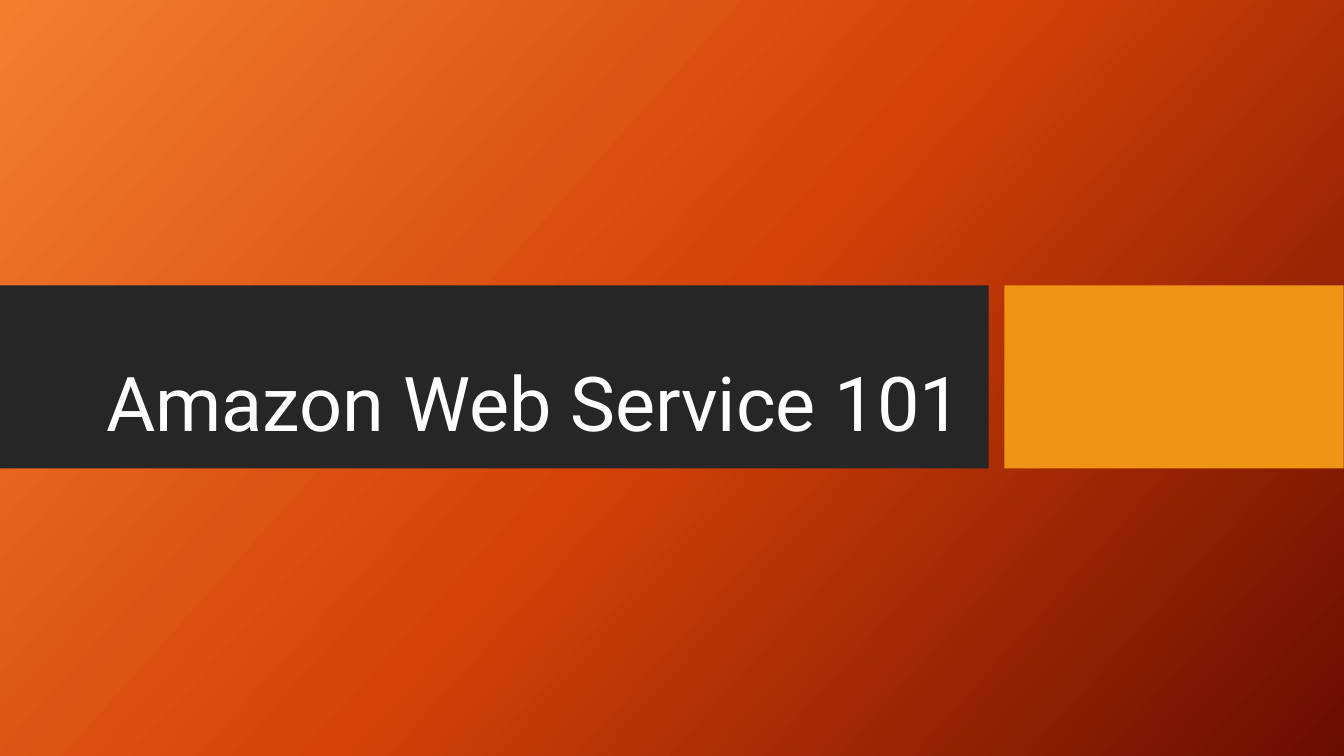
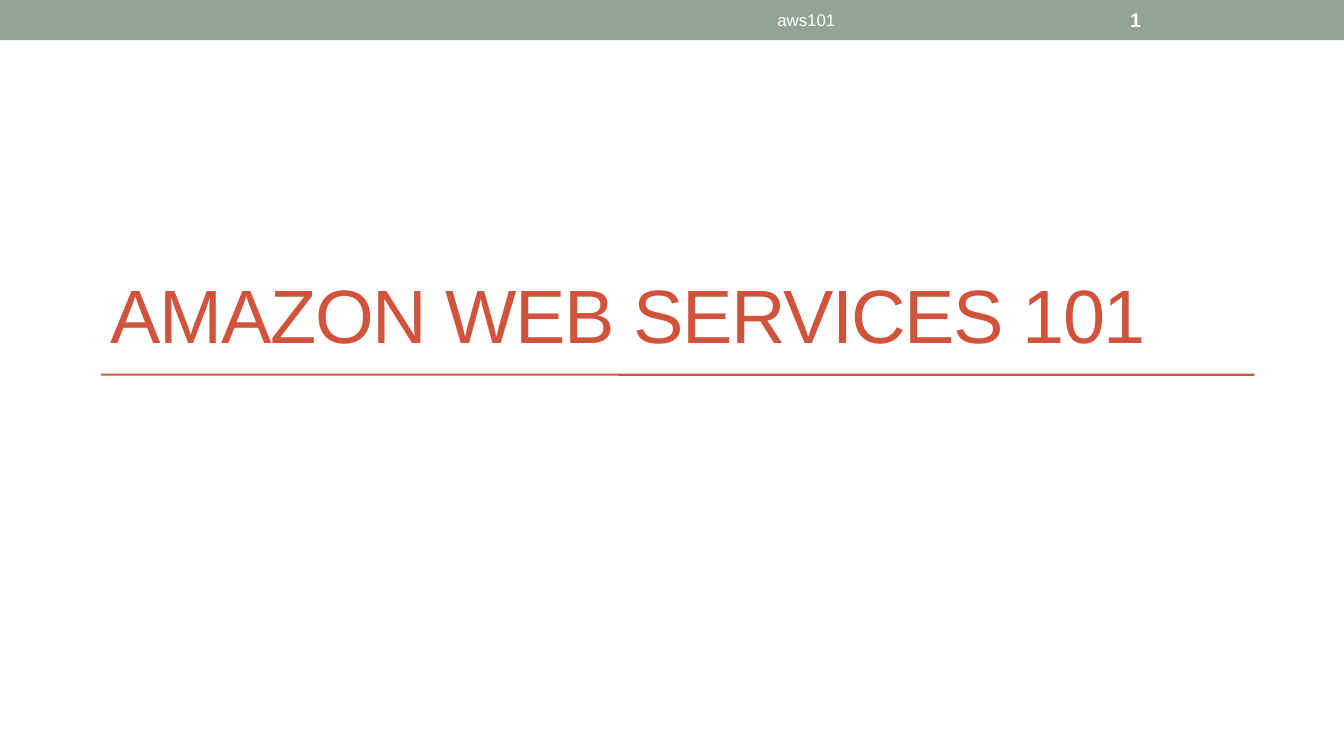
Before and after one commit to ignis01/aws101, a slide deck: slide 1 of aws101.pptx. Drawn at 1344x756 pixels with LibreOffice and Linux fonts; fonts in the diff are those of the drawing; background and template pictures are left out. Boxes give left, top, right and bottom in pixels: in the first picture for what was removed or moved away, otherwise in the second. Text is boxed around its words. In the diff, an @@ line names an element or a change of style, - is before the commit and + after.

Commit message:
change added

```diff
--- a/aws101.pptx
+++ b/aws101.pptx
@@ background picture (left out) to #FFFFFF @@
@@ rectangle added at [0,0,1344,40], fill #93A299 @@
@@ text added at [777,14,835,26], 12 pt, text #FFFFFF @@
+aws101
@@ page number added at [1130,13,1141,27], 14 pt, text #FFFFFF, bold @@
+1
@@ rectangle removed at [0,285,989,469] @@
@@ title at [111,290,1146,344]: text changed; font Roboto to Arial; text colour #FFFFFF to #D2533C @@
-Amazon Web Service 101
+AMAZON WEB SERVICES 101
@@ rectangle removed at [1004,285,1344,469] @@
@@ line added from (101, 375) to (1254, 375), #D2533C 1.5 pt @@
```
Also in this commit, not shown: 6 other slides changed, 10 slides added, 1 slide removed.
